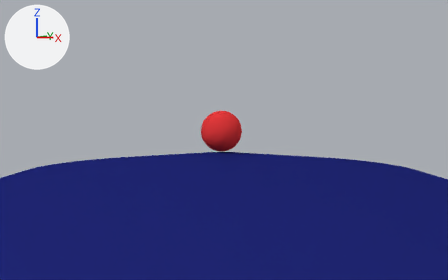
Two versions of the Blender file Ray-Tracer/scenes/Basic.blend, one commit apart.
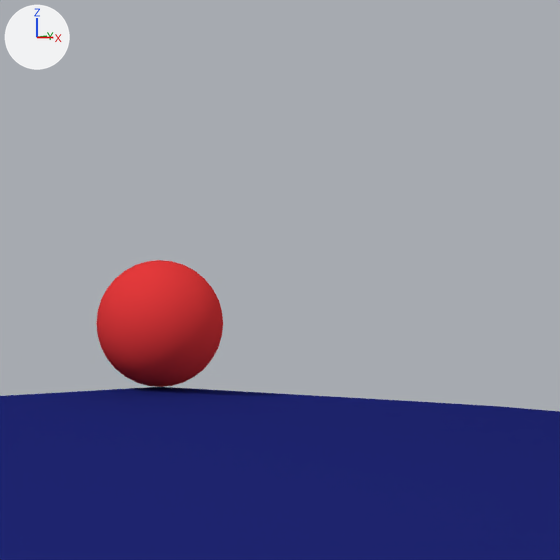
Each version appears first from a 50 mm camera at (16.0, -25.86, 2.44) aimed at (0.35, -0.32, 0.59), and next in a close-up on the part from 38% to 78% of the width and 10% to 74% of the height. The axes (+X, +Y, +Z) are drawn at upper left. The lights are the same throughout.
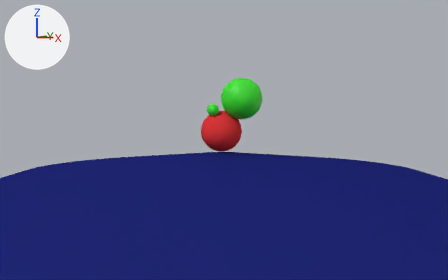
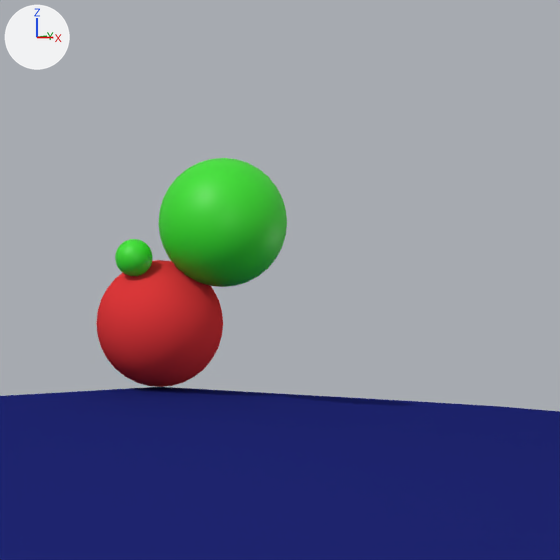
Location of each change, [x1, y1, x2, y2] in pixels of the close-ups (560 x 560 px):
'Sphere.002', added (green)
    after: [159, 158, 287, 287]
'Sphere.003', added (green)
    after: [115, 239, 153, 276]

Edits to the bpy script that builds the scene:
```text
Add mat_green:
    mat_green = principled_material('Green')
    mat_green.base_color = (0.041, 0.8, 0.0226)  # green #39e729
Add me_sphere_003:
    me_sphere_003.from_pydata(...)  # a UV sphere (32 segments, 16 rings, poles along z) spanning x -1.0..1.0, y -1.0..1.0, z -1.0..1.0
    me_sphere_003.polygons.foreach_set('use_smooth', [True] * 512)
    me_sphere_003.materials.append(mat_green)  # green #39e729
Add me_sphere_002:
    me_sphere_002.from_pydata(...)  # a UV sphere (32 segments, 16 rings, poles along z) spanning x -1.0..1.0, y -1.0..1.0, z -1.0..1.0
    me_sphere_002.polygons.foreach_set('use_smooth', [True] * 512)
    me_sphere_002.materials.append(mat_green)  # green #39e729
Add ob_sphere_003:
    ob_sphere_003 = bpy.data.objects.new('Sphere.003', me_sphere_003)
    ob_sphere_003.location = (-0.07, -0.65, 2.05)
    ob_sphere_003.scale = (0.289, 0.289, 0.289)
Add ob_sphere_002:
    ob_sphere_002 = bpy.data.objects.new('Sphere.002', me_sphere_002)
    ob_sphere_002.location = (1.04, 0.18, 2.59)
```
